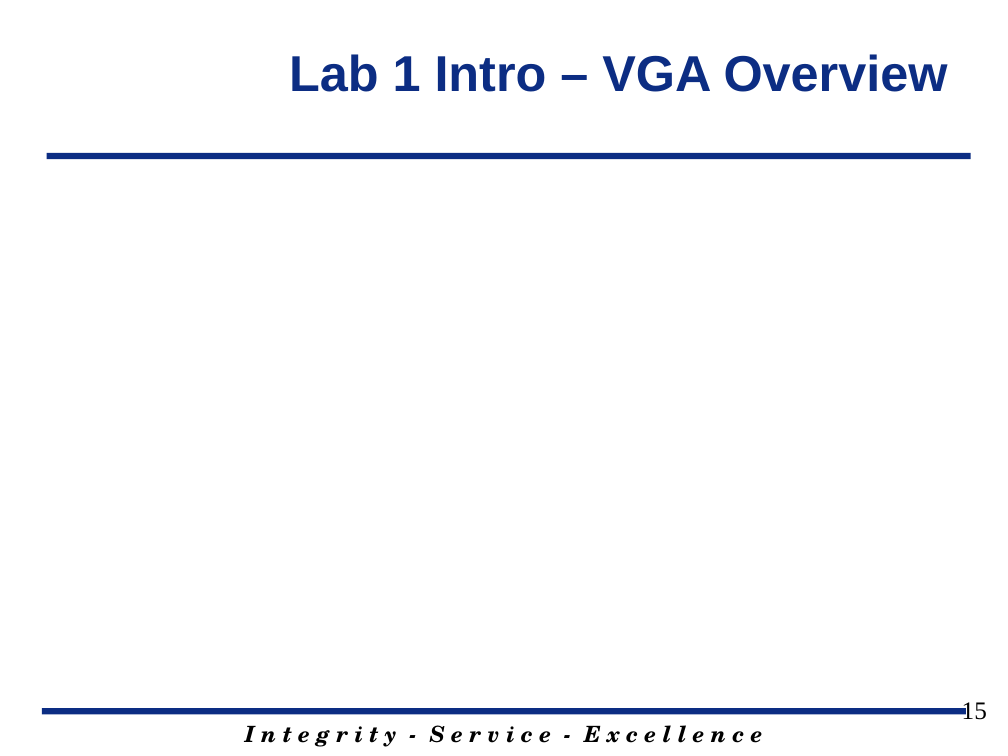
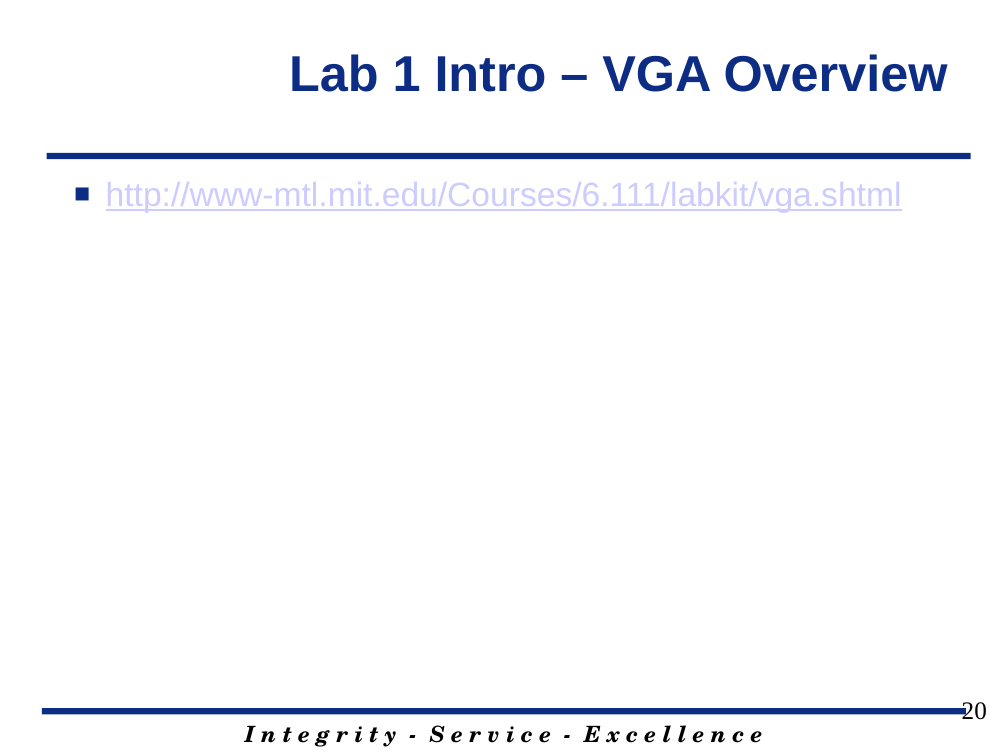
Before and after one commit to jfalkinburg/ECE383_web, a slide deck: slide 20 of lecture/slides/ECE_383_Lec5.pptx (slide 15 before the commit). Drawn at 1008x756 pixels with LibreOffice and Linux fonts; fonts in the diff are those of the drawing; background and template pictures are left out. Boxes give left, top, right and bottom in pixels: in the first picture for what was removed or moved away, otherwise in the second. Text is boxed around its words. In the diff, an @@ line names an element or a change of style, - is before the commit and + after.

Commit message:
Updating Lecture 5 slide and Lab 1 introductions.  Also adding modifying Lab 1 code and adding new images to Lab 1 for new Neyxys Video board.  Additionally changing the reset input to reset_n on all code.

```diff
--- a/lecture/slides/ECE_383_Lec5.pptx
+++ b/lecture/slides/ECE_383_Lec5.pptx
@@ text added at (106, 182, 902, 213), 24 pt, text #CCCCFF, underline @@
+■ http://www-mtl.mit.edu/Courses/6.111/labkit/vga.shtml
@@ page number at (962, 702, 987, 720): text changed @@
-15
+20
```
Also in this commit, not shown: 5 other slides changed, 21 slides added, 1 slide removed, 9 other files.
